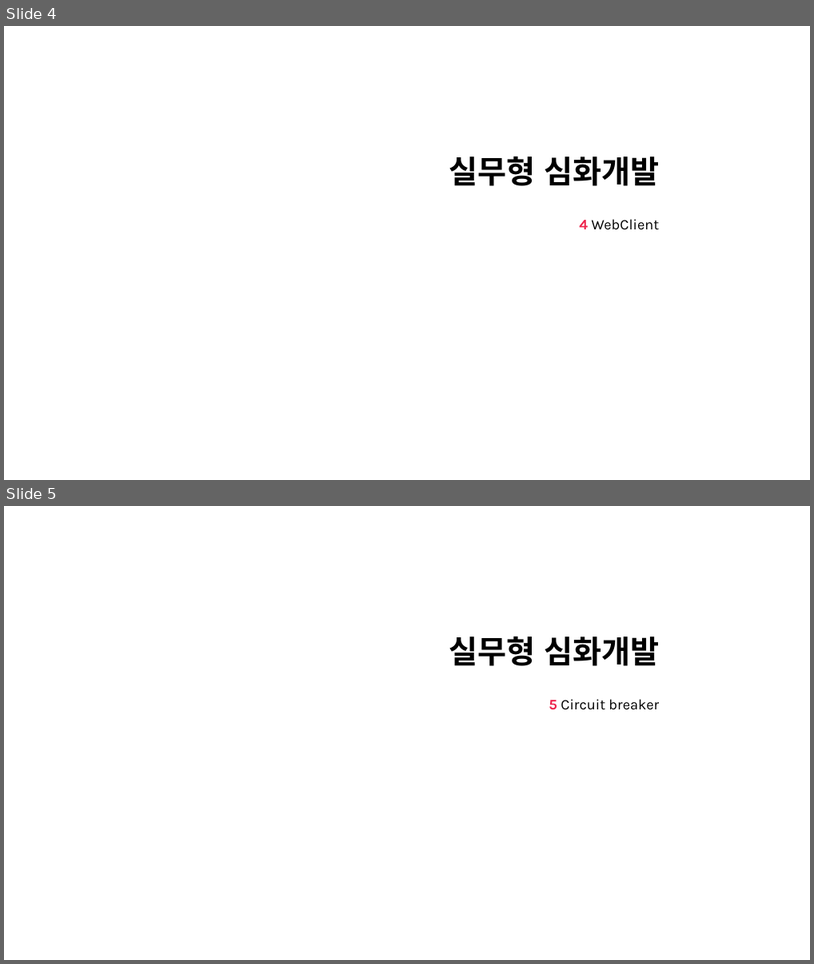
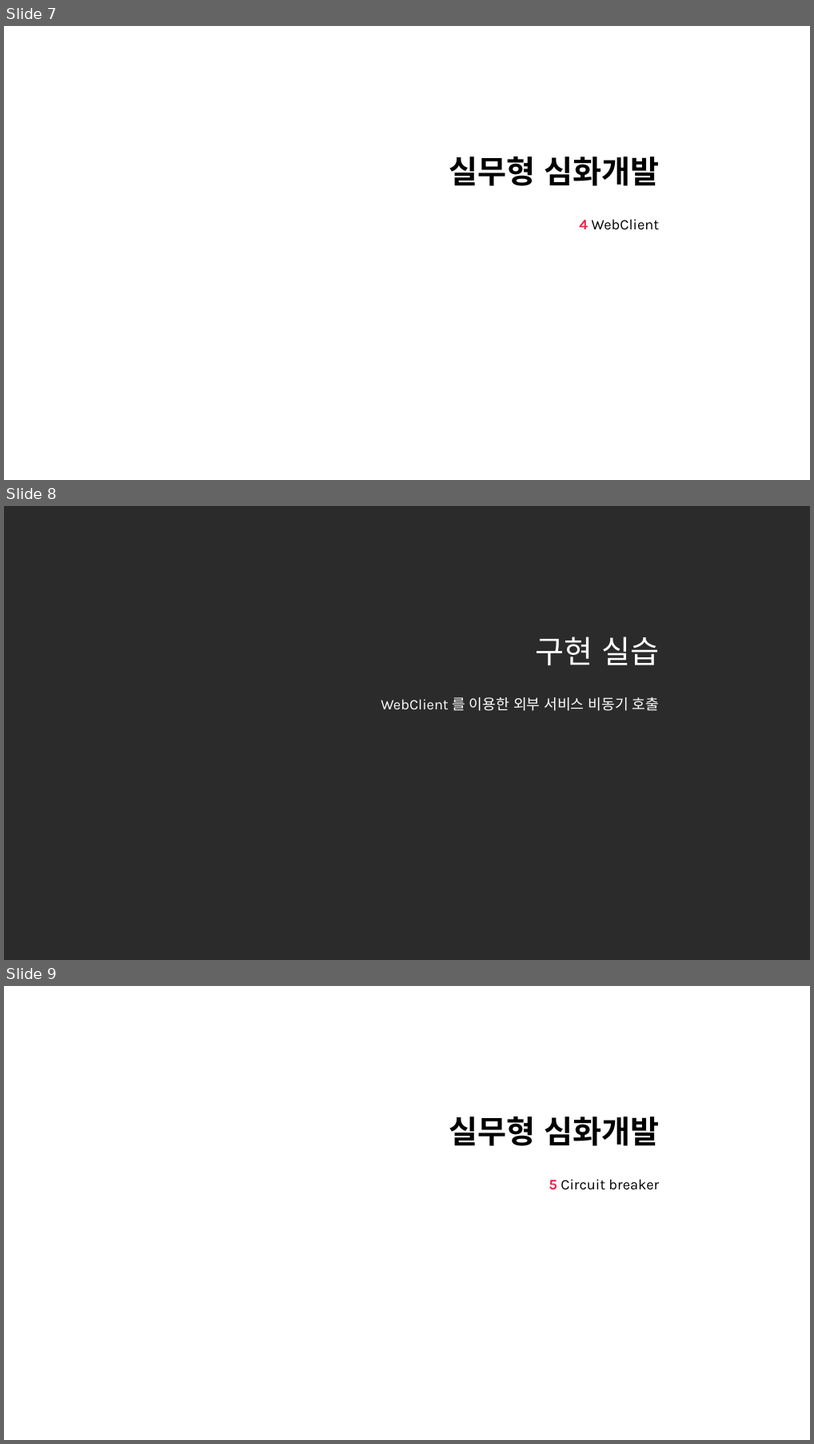
Before and after one commit to nayasis/fastcampus-hyper-webflux, a slide deck: 99.ppt/[Ch4-6. 실무형 심화개발.pptx. Shown one above the other, each under a label of ours: slides 4 and 5 before the commit, slides 7, 8 and 9 after it. The pictures are 814x964 and 814x1444 pixels, drawn with LibreOffice and Linux fonts; fonts in the diff are those of the drawing; background and template pictures are left out; a plain dark background stands for a picture behind light text. Boxes give left, top, right and bottom in pixels: in the first picture for what was removed or moved away, otherwise in the second. Text is boxed around its words. In the diff, an @@ line names an element or a change of style, - is before the commit and + after.

```diff
--- a/99.ppt/[Ch4-6. 실무형 심화개발.pptx
+++ b/99.ppt/[Ch4-6. 실무형 심화개발.pptx
@@ slide 8 added at <box>4,506,810,960</box>, background picture (left out) @@
@@ title added at <box>535,636,659,665</box>, 28 pt, text #FFFFFF @@
+구현 실습
@@ subtitle added at <box>381,697,659,711</box>, 13 pt, text #FFFFFF @@
+WebClient 를 이용한 외부 서비스 비동기 호출
@@ what was slide 4 is now slide 7 @@
@@ what was slide 5 is now slide 9 @@
```
Also in this commit, not shown: 8 slides changed, 12 other slides added, 1 slide removed, 1 other file.
